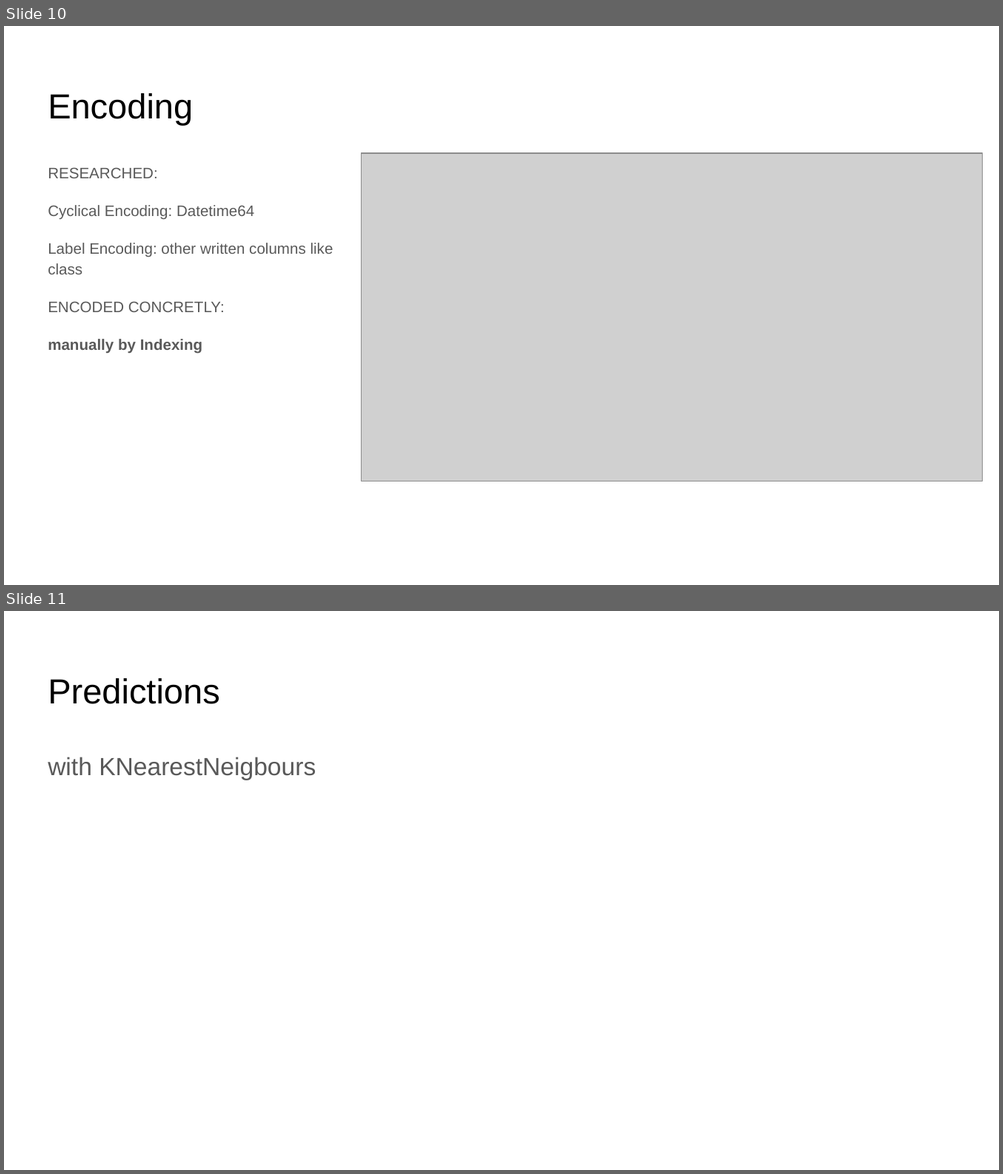
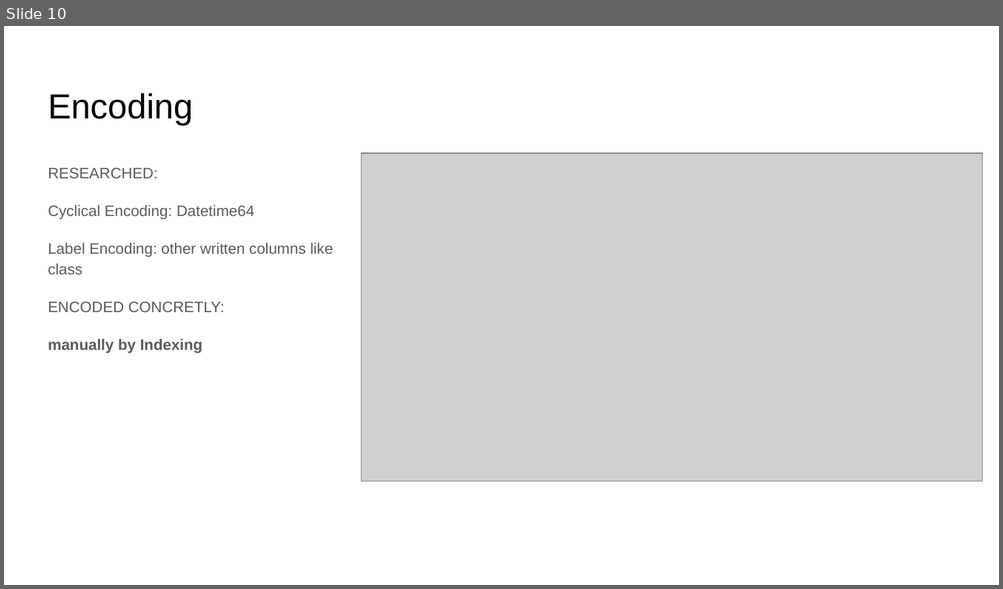
Before and after one commit to TechLabs-Berlin/ws24-mass-protest-across-countries, a slide deck: Documentation/DS & DL/DS/Docs+/Paula/what i have learned.pptx. Shown one above the other, each under a label of ours: slides 10 and 11 before the commit, slide 10 after it. The pictures are 1003x1174 and 1003x589 pixels, drawn with LibreOffice and Linux fonts; fonts in the diff are those of the drawing; grey boxes stand for pictures; background and template pictures are left out. Boxes give left, top, right and bottom in pixels: in the first picture for what was removed or moved away, otherwise in the second. Text is boxed around its words. In the diff, an @@ line names an element or a change of style, - is before the commit and + after.

Commit message:
update presentation /paula

```diff
--- a/Documentation/DS & DL/DS/Docs+/Paula/what i have learned.pptx
+++ b/Documentation/DS & DL/DS/Docs+/Paula/what i have learned.pptx
@@ slide 11 removed at (4,611,999,1170), background picture (left out) @@
@@ title removed at (48,678,220,704) @@
-Predictions
@@ text removed at (48,757,316,780) @@
-with KNearestNeigbours
```
Also in this commit, not shown: 2 slides added.
